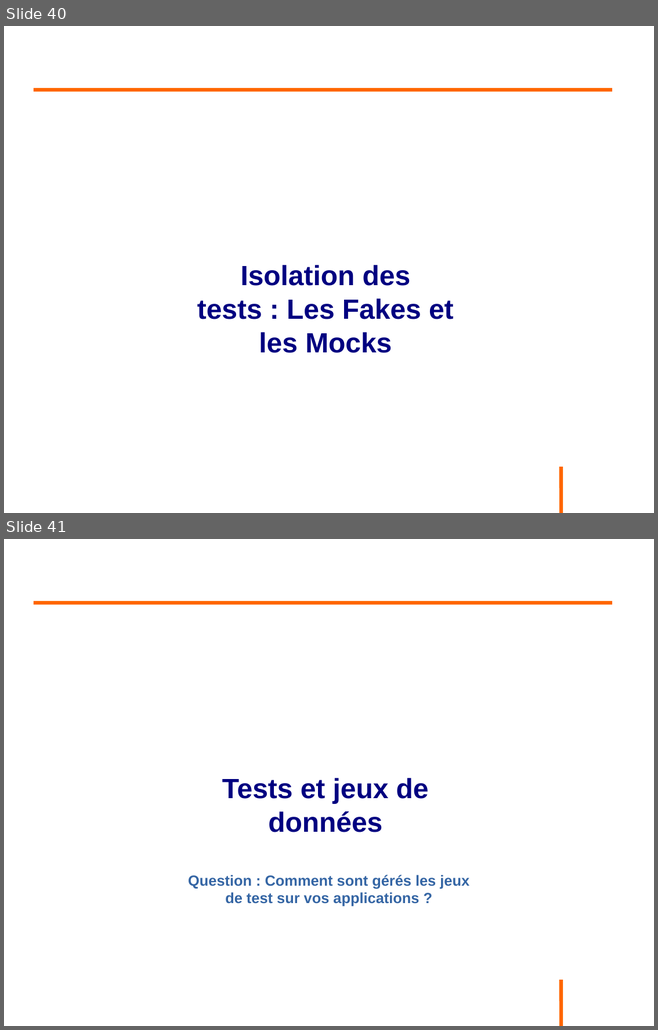
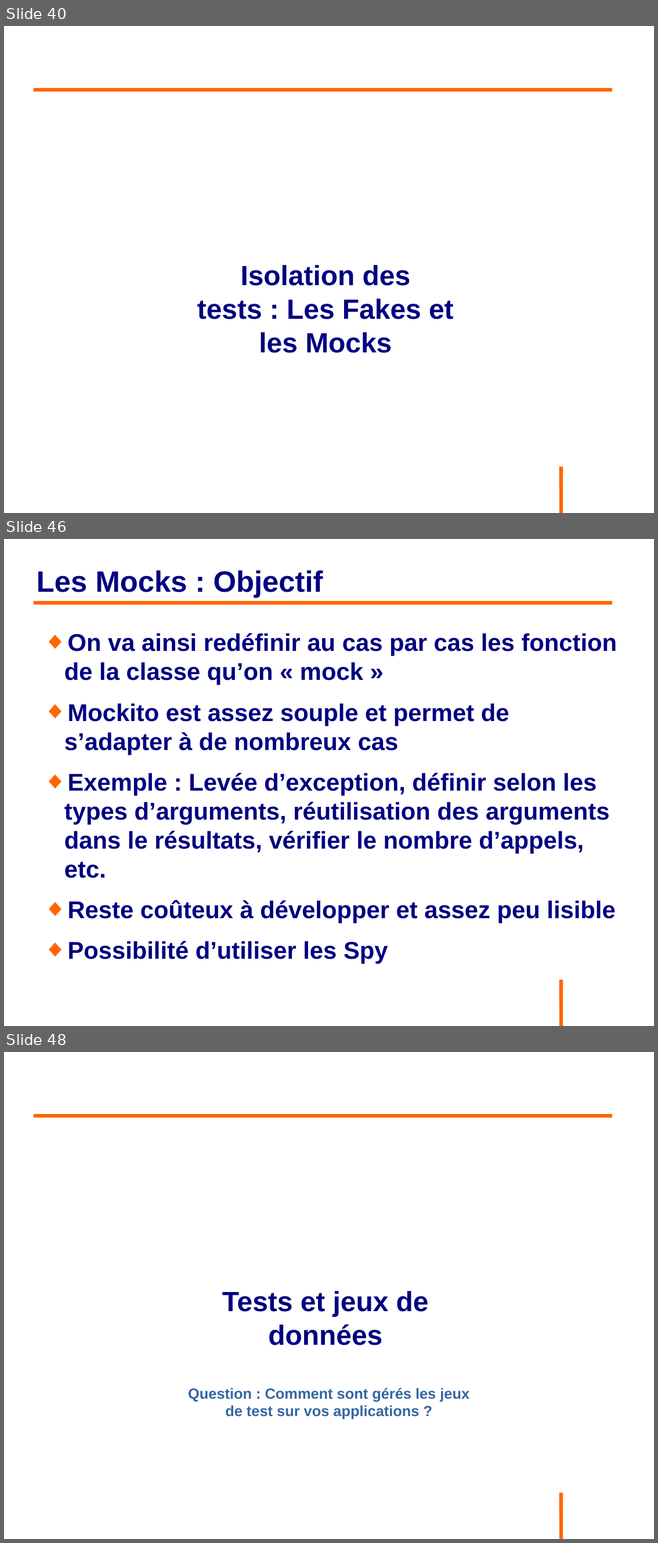
Before and after one commit to philphils/tests-unitaires-et-moins-unitaires, a slide deck: tests-unitaires-cours/nouveauDiapo/diapo_tests_unitaires.odp. Shown one above the other, each under a label of ours: slides 40 and 41 before the commit, slides 40, 46 and 48 after it; the slides between them are not shown. The pictures are 658x1030 and 658x1543 pixels, drawn with LibreOffice and Linux fonts; fonts in the diff are those of the drawing; background and template pictures are left out. Boxes give left, top, right and bottom in pixels: in the first picture for what was removed or moved away, otherwise in the second. Text is boxed around its words. In the diff, an @@ line names an element or a change of style, - is before the commit and + after.

Commit message:
Diapo partie fake mock

```diff
--- a/tests-unitaires-cours/nouveauDiapo/diapo_tests_unitaires.odp
+++ b/tests-unitaires-cours/nouveauDiapo/diapo_tests_unitaires.odp
@@ slide 46 added at [4,539,654,1026], background #FFFFFF; not listed: 1 template element that a slide beside it also shows @@
@@ title added at [36,570,323,598], 36 pt, text #000080, bold @@
+Les Mocks : Objectif
@@ line added from (34, 603) to (612, 603), #FF6600 4.54 pt @@
@@ text added at [64,633,617,964], 29.6 pt, text #000080, bold @@
+◆ On va ainsi redéfinir au cas par cas les fonction de la classe qu’on « mock »
+◆ Mockito est assez souple et permet de s’adapter à de nombreux cas
+◆ Exemple : Levée d’exception, définir selon les types d’arguments, réutilisation des arguments dans le résultats, vérifier le nombre d’appels, etc.
+◆ Reste coûteux à développer et assez peu lisible
+◆ Possibilité d’utiliser les Spy
@@ what was slide 41 is now slide 48 @@
```
Also in this commit, not shown: 6 other slides added.
